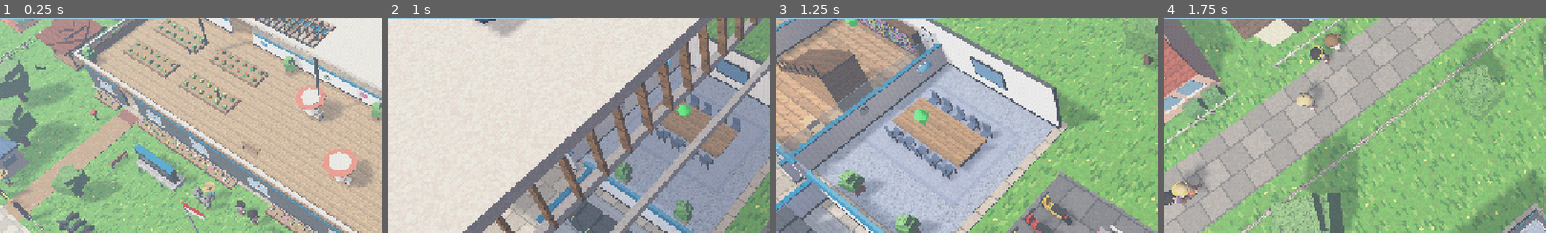
Above: before the commit, frames 1-4 (left to right).
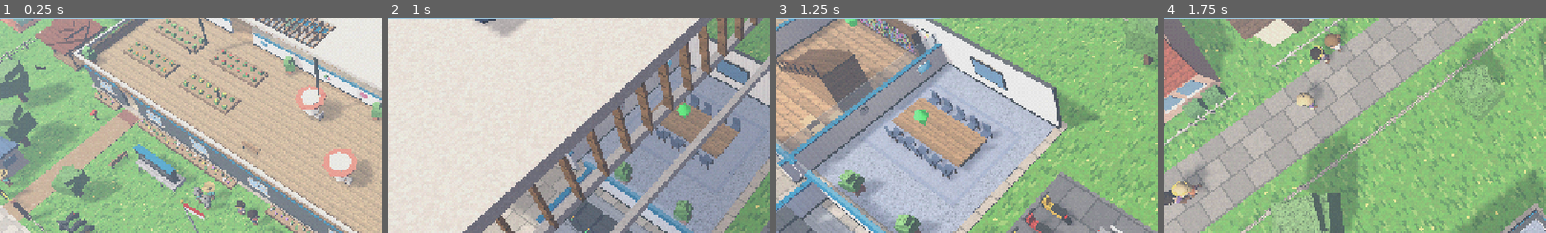
Above: after the commit, the same moments.

Repository: growhaleystudio-create/virtual-office
Game: Godot game, scene res://main.tscn
The game is run twice, just before and just after one commit, with the same random seed, the same clock (stepped at 60 frames per second) and the same inputs.
Inputs (mouse positions are % of the whole screen's width and height, from its top left):
- Up to frame 1 (0.25 s): no input
- Up to frame 2 (1 s): tap Enter at 0.5, 0.6 s; move the mouse to (72, 45) at 0.52 s; hold Right from 0.53 s (still down); click (72, 45) at 0.67 s
- Up to frame 3 (1.25 s): keep holding Right
- Up to frame 4 (1.75 s): release Right at 1.25 s; drag from (30, 55) to (45, 70) at 1.27 s
The pictures show only the part of the screen within x 4-54%, y 34-84%; the shares and areas given below are measured in that part.

Frames 1-2 are identical in both runs. In frame 3, 0.1% of the frame differs, in the area x 36-42%, y 3-13%; in frame 4, nothing differs.

Commit message:
Dinding rapi: logo lobby digeser ke sela jendela, jendela yang tertutup rak buku/arsip/dinding latar dihapus (Lt1 N 22 & 30.5, Lt2 N 3/15/23, Lt3 N 32.5 & E), jendela Lt1 N 12 digeser dari papan tulis, papan gabus tangga Lt2 & tanaman lobby digeser, jam ganda dihapus; pemeriksa otomatis 'wallaudit' (0 masalah)
Co-Authored-By: Claude Opus 5.5 <noreply@anthropic.com>

Diff:
--- a/main.gd
+++ b/main.gd
@@ -631,7 +631,7 @@
 		var wk := "%d:W" % cf
 		if not _windows.has(wk):
 			_windows[wk] = []
-		_windows[wk].append([pos.z + H / 2.0, 1.0])
+		_windows[wk].append([pos.z + H / 2.0, 1.0, "hiasan"])
 	var fs := Vector3(1.0, 0.8, 0.06) if along_x else Vector3(0.06, 0.8, 1.0)
 	var ps := Vector3(0.84, 0.64, 0.08) if along_x else Vector3(0.08, 0.64, 0.84)
 	_box(pos, fs, Color(0.85, 0.65, 0.3), "planks", 2.0)
@@ -673,6 +673,8 @@
 	_build_signs()
 	_flush_walls()
 	_decorate_walls()
+	if "wallaudit" in OS.get_cmdline_user_args():
+		_wall_audit()
 	_build_roof()
 	# gabungkan mesh diam per lantai / per sisi dinding supaya draw call sedikit
 	for f in NFLOORS:
@@ -784,7 +786,7 @@
 	_outer_seg("S", 0, 5, FH)
 	_outer_seg("S", 7, W, FH)
 	_outer_seg("S", 5, 7, FH - 2.4, 2.4)
-	for x in [3.0, 7.5, 12.0, 17.5, 22.0, 30.5, 39.5]:
+	for x in [3.0, 7.5, 11.5, 17.5, 39.5]:  # x 22 & 30.5 tertutup rak buku / arsip
 		_outer_window("N", x)
 	for z in [4.0, 10.0, 16.5, 23.0, 27.5]:
 		_outer_window("W", z)
@@ -982,7 +984,7 @@
 		_add_spot("lobby", Vector2i(0, z), "sit", PI / 2, Vector2i(1, z), 0.0)
 	_plant(11, 19)
 	_plant(11, 29)
-	_plant(1, 29)
+	_plant(0, 29)
 	_painting(Vector3(-W / 2.0 + 0.05, 1.7, 25.25 - H / 2.0), false, Color(0.85, 0.6, 0.35))
 	_lamp(Vector2i(5, 23), Color(1, 0.9, 0.75), 1.0, 10.0)
 
@@ -1007,7 +1009,7 @@
 	_outer_seg("W", 19, H, 1.0)
 	_outer_seg("E", 19, H, 1.0)
 	_outer_seg("S", 0, W, 1.0)
-	for x in [3.0, 9.0, 15.0, 23.0, 32.0, 41.0]:
+	for x in [9.0, 32.0, 41.0]:  # x 3, 15, 23 tertutup rak buku
 		_outer_window("N", x)
 	for z in [3.5, 9.5, 15.5]:
 		_outer_window("W", z)
@@ -1052,9 +1054,9 @@
 		_box(p + Vector3(0, 0.95, 0), Vector3(maxf(s.x, 0.12), 0.08, maxf(s.z, 0.12)), DARK_WOOD, "planks")
 		Agent.make_box(cur, p + Vector3(0, 0.45, 0), Vector3(maxf(s.x, 0.05), 0.9, maxf(s.z, 0.05)), Color(0.75, 0.88, 0.95, 0.25))
 	# papan pengumuman
-	_box(Vector3(x0 + 3, 1.6, -H / 2.0 + 0.08), Vector3(2.4, 1.4, 0.08), Color(0.65, 0.45, 0.28), "planks")
+	_box(Vector3(x0 + 1.5, 1.6, -H / 2.0 + 0.08), Vector3(2.4, 1.4, 0.08), Color(0.65, 0.45, 0.28), "planks")
 	for i in 5:
-		_box(Vector3(x0 + 2.1 + i * 0.45, 1.6 + rng.randf_range(-0.4, 0.4), -H / 2.0 + 0.13), Vector3(0.32, 0.36, 0.02), Color.from_hsv(rng.randf(), 0.3, 1.0))
+		_box(Vector3(x0 + 0.6 + i * 0.45, 1.6 + rng.randf_range(-0.4, 0.4), -H / 2.0 + 0.13), Vector3(0.32, 0.36, 0.02), Color.from_hsv(rng.randf(), 0.3, 1.0))
 	_plant(28, 1)
 	_plant(36, 0)
 	_plant(36, 12)
@@ -1108,8 +1110,6 @@
 	var gl := _cw(Vector2i(6, 0))
 	_box(gl + Vector3(0, 0.5, -0.1), Vector3(0.8, 1.0, 0.6), DARK_WOOD, "planks")
 	_cyl(gl + Vector3(0, 1.25, -0.1), 0.25, 0.5, Color(0.45, 0.65, 0.85), "carpet")
-	var clock := _cyl(Vector3(9 - W / 2.0, 2.4, -H / 2.0 + 0.08), 0.32, 0.06, Color(0.98, 0.96, 0.9))
-	clock.rotation.x = PI / 2
 	_painting(Vector3(-W / 2.0 + 0.05, 1.7, 6.5 - H / 2.0), false, Color(0.55, 0.75, 0.45))
 	# sofa & meja tamu
 	_solid(0, 8, 1, 4)
@@ -1280,8 +1280,9 @@
 	# logo besar di dinding barat lobby (di atas sofa)
 	cur = floors[0]
 	var wn: Node3D = ext_walls[0]["W"]
-	var lp := _facing_node(wn, Vector3(-W / 2.0 + 0.03, 2.25, 21.5 - H / 2.0), Vector3(1, 0, 0))
+	var lp := _facing_node(wn, Vector3(-W / 2.0 + 0.03, 2.25, 19.75 - H / 2.0), Vector3(1, 0, 0))
 	_picture(lp, Vector3.ZERO, Vector2(3.3, 1.1), "sign_blue")
+	_windows["0:W"].append([19.75, 3.3, "hiasan"])
 
 
 # ---------- atap (tampak saat zoom out) ----------
@@ -1567,11 +1568,10 @@
 	_outer_seg("N", 0, W, 3.0)
 	_outer_seg("W", 0, D, 3.0)
 	_outer_seg("E", 0, D, 3.0)
-	for x in [3.5, 10.5, 18.0, 24.5, 32.5, 40.0]:
+	for x in [3.5, 10.5, 18.0, 24.5, 40.0]:  # x 32.5 = dinding logo Hall Founder
 		_outer_window("N", x)
 	for z in [3.5, 14.0]:
-		_outer_window("W", z)
-		_outer_window("E", z)
+		_outer_window("W", z)  # sisi timur tanpa jendela: tertutup dinding latar ruang Angga & Luthfi
 	# fasad kaca menghadap teras (sisi selatan lantai 3)
 	var sn: Node3D = ext_walls[2]["S"]
 	var fz := D - H / 2.0
@@ -3408,3 +3408,75 @@
 	me.begin_move(path, best["kind"], best["yaw"], ACT_STATUS.get(act, "diam"), act)
 	_skip_spot = {"pos": p}  # setelah berdiri nanti, tempat ini dilewati sampai menjauh
 	_net_send()
+
+
+# ---------- pemeriksa kerapian dinding luar (dijalankan: Godot --headless --path . -- wallaudit) ----------
+
+## Cari benda yang menabrak jendela dinding luar: hiasan/papan/rak yang menempel di dinding dan
+## menutupi kotak jendela, serta dinding dalam yang ujungnya mendarat di jendela.
+func _wall_audit() -> void:
+	var bad := 0
+	var hits := {}
+	for f in NFLOORS:
+		for side in ["N", "S", "W", "E"]:
+			var wins: Array = _windows.get("%d:%s" % [f, side], [])
+			# 1) dinding dalam yang menempel di dinding luar tepat di jendela
+			for c: Vector2i in _wall_cells[f]:
+				var along := -1.0
+				match side:
+					"N": along = c.x + 0.5 if c.y == 0 else -1.0
+					"S": along = c.x + 0.5 if c.y == H - 1 else -1.0
+					"W": along = c.y + 0.5 if c.x == 0 else -1.0
+					"E": along = c.y + 0.5 if c.x == W - 1 else -1.0
+				if along < 0:
+					continue
+				for wv in wins:
+					if wv.size() > 2:
+						continue  # hiasan yang dicatat, bukan jendela
+					if absf(along - wv[0]) < wv[1] / 2.0 + 0.25:
+						print("TABRAK lantai %d sisi %s: dinding dalam di sel %s mengenai jendela %.1f" % [f + 1, side, c, wv[0]])
+						bad += 1
+			# 2) benda yang menempel di dinding (sejajar, tipis) dan menutupi kotak jendela
+			var nodes: Array = [floors[f]]
+			while not nodes.is_empty():
+				var n: Node = nodes.pop_back()
+				nodes.append_array(n.get_children())
+				if not (n is MeshInstance3D) or n.mesh == null:
+					continue
+				var bb: AABB = n.global_transform * n.mesh.get_aabb()
+				var y0 := bb.position.y - f * FH
+				var y1 := y0 + bb.size.y
+				var a0: float
+				var a1: float
+				var depth: float
+				var dist: float
+				if side in ["N", "S"]:
+					a0 = bb.position.x + W / 2.0
+					a1 = a0 + bb.size.x
+					depth = bb.size.z
+					dist = absf((bb.position.z + bb.size.z / 2.0) - (-H / 2.0 if side == "N" else H / 2.0))
+				else:
+					a0 = bb.position.z + H / 2.0
+					a1 = a0 + bb.size.z
+					depth = bb.size.x
+					dist = absf((bb.position.x + bb.size.x / 2.0) - (-W / 2.0 if side == "W" else W / 2.0))
+				if dist > 0.7 or depth > 0.8 or a1 - a0 > 10.0 or y1 - y0 > 2.6:
+					continue  # bukan benda di dinding ini / dinding itu sendiri
+				for wv in wins:
+					if wv.size() > 2:
+						continue
+					var w0: float = wv[0] - wv[1] / 2.0 - 0.2
+					var w1: float = wv[0] + wv[1] / 2.0 + 0.2
+					var inside := a0 >= w0 - 0.05 and a1 <= w1 + 0.05 and y0 >= 0.85 and y1 <= 2.35
+					if inside:
+						continue  # bagian dari jendela itu sendiri (kaca/kusen)
+					# hanya yang menutupi kaca (di atas ambang 1.0 m); lemari rendah di bawah jendela boleh
+					if minf(a1, wv[0] + wv[1] / 2.0 + 0.1) - maxf(a0, wv[0] - wv[1] / 2.0 - 0.1) > 0.05 and minf(y1, 2.2) - maxf(y0, 1.08) > 0.05:
+						var k := "%d %s jendela %.1f" % [f + 1, side, wv[0]]
+						var e: Array = hits.get(k, [99.0, -99.0, 99.0, -99.0, 0])
+						hits[k] = [minf(e[0], a0), maxf(e[1], a1), minf(e[2], y0), maxf(e[3], y1), e[4] + 1]
+	for k in hits:
+		var e: Array = hits[k]
+		print("TABRAK lantai %s: %d mesh di %.1f-%.1f, tinggi %.1f-%.1f" % [k, e[4], e[0], e[1], e[2], e[3]])
+		bad += 1
+	print("wallaudit selesai: %d masalah" % bad)
